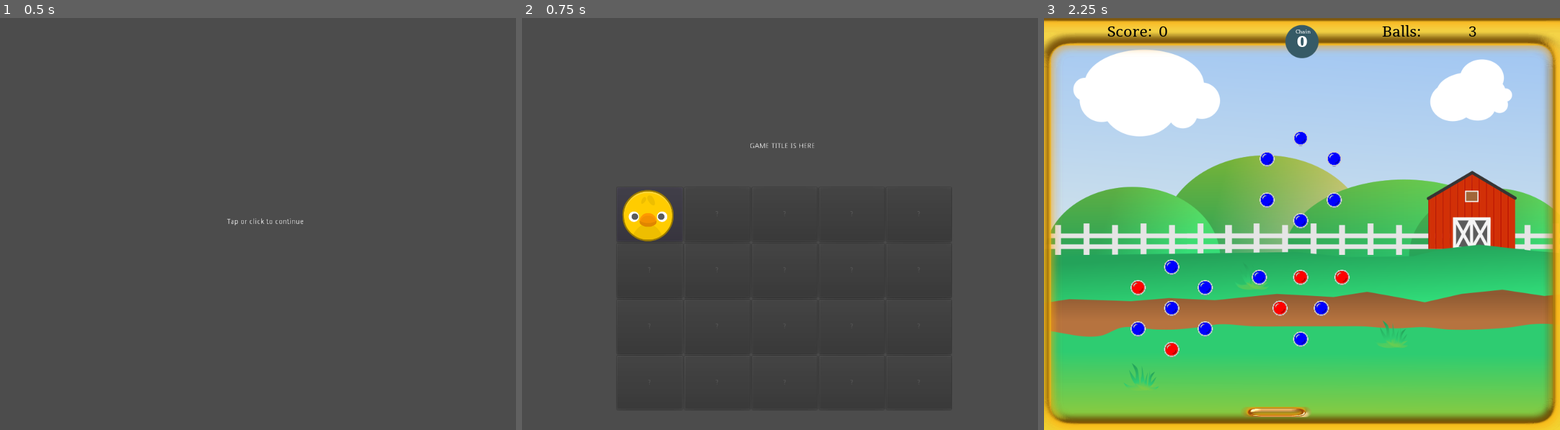
Above: before the commit, frames 1-3 (left to right).
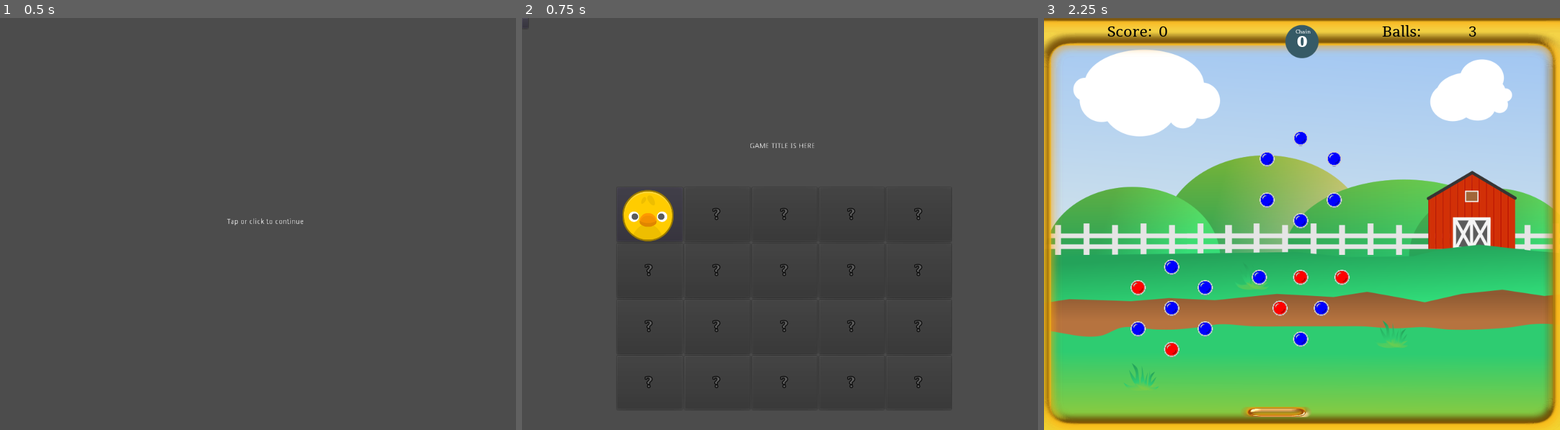
Above: after the commit, the same moments.

Repository: doctor-g/GGJ21
Game: Godot game, scene res://src/SplashScreen.tscn
The game is run twice, just before and just after one commit, with the same random seed, the same clock (stepped at 60 frames per second) and the same inputs. Sound files missing from this copy of the repository are replaced by a short silence.
Inputs (mouse positions are in pixels of both pictures, inside the frame that each line leads up to):
- Up to frame 1 (0.5 s): no input
- Up to frame 2 (0.75 s): tap Enter at 0.5 s; move the mouse to (893, 203) at 0.52 s; click (893, 203) at 0.67 s
- Up to frame 3 (2.25 s): click (1049, 22) at 1.27 s; click (1173, 215) at 2 s

Frame 1 is identical in both runs. In frame 2, 0.3% of the frame differs, in the area x 1-78%, y 2-90%; in frame 3, nothing differs.

Commit message:
Add more interesting question mark font

Diff:
--- /dev/null
+++ b/project/assets/fonts/qmark.tres
@@ -0,0 +1,9 @@
+[gd_resource type="DynamicFont" load_steps=2 format=2]
+
+[ext_resource path="res://assets/fonts/Tienne-Black.ttf" type="DynamicFontData" id=1]
+
+[resource]
+size = 32
+outline_size = 1
+outline_color = Color( 0, 0, 0, 1 )
+font_data = ExtResource( 1 )
--- a/project/src/MainMenuScreen.gd
+++ b/project/src/MainMenuScreen.gd
@@ -2,6 +2,9 @@
 
 export var icon_size := 100.0
 export var sprite_offset := Vector2(10,5)
+
+const BUTTON_FONT := preload("res://assets/fonts/qmark.tres")
+
 
 # Called when the node enters the scene tree for the first time.
 func _ready():
@@ -21,6 +24,7 @@
 		else:
 			button.disabled = true
 			button.text = "?"
+			button.add_font_override("font", BUTTON_FONT)
 		$AnimalGrid.add_child(button)
 
 
--- a/project/src/MainMenuScreen.tscn
+++ b/project/src/MainMenuScreen.tscn
@@ -26,3 +26,10 @@
 __meta__ = {
 "_edit_use_anchors_": false
 }
+
+[node name="Button" type="Button" parent="."]
+margin_right = 12.0
+margin_bottom = 20.0
+__meta__ = {
+"_edit_use_anchors_": false
+}
